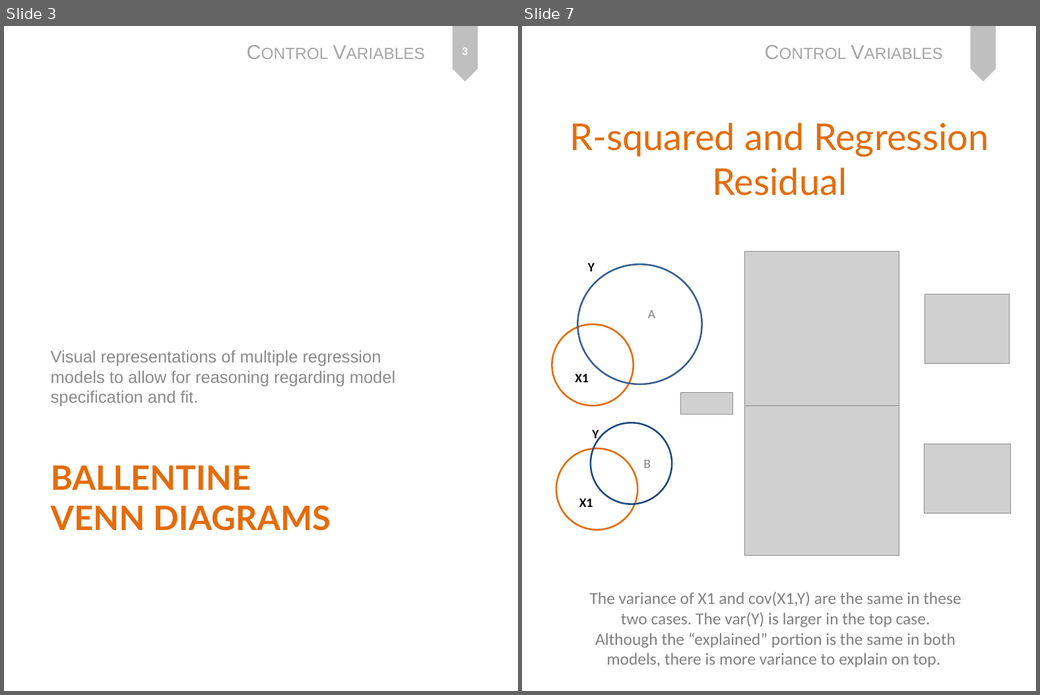
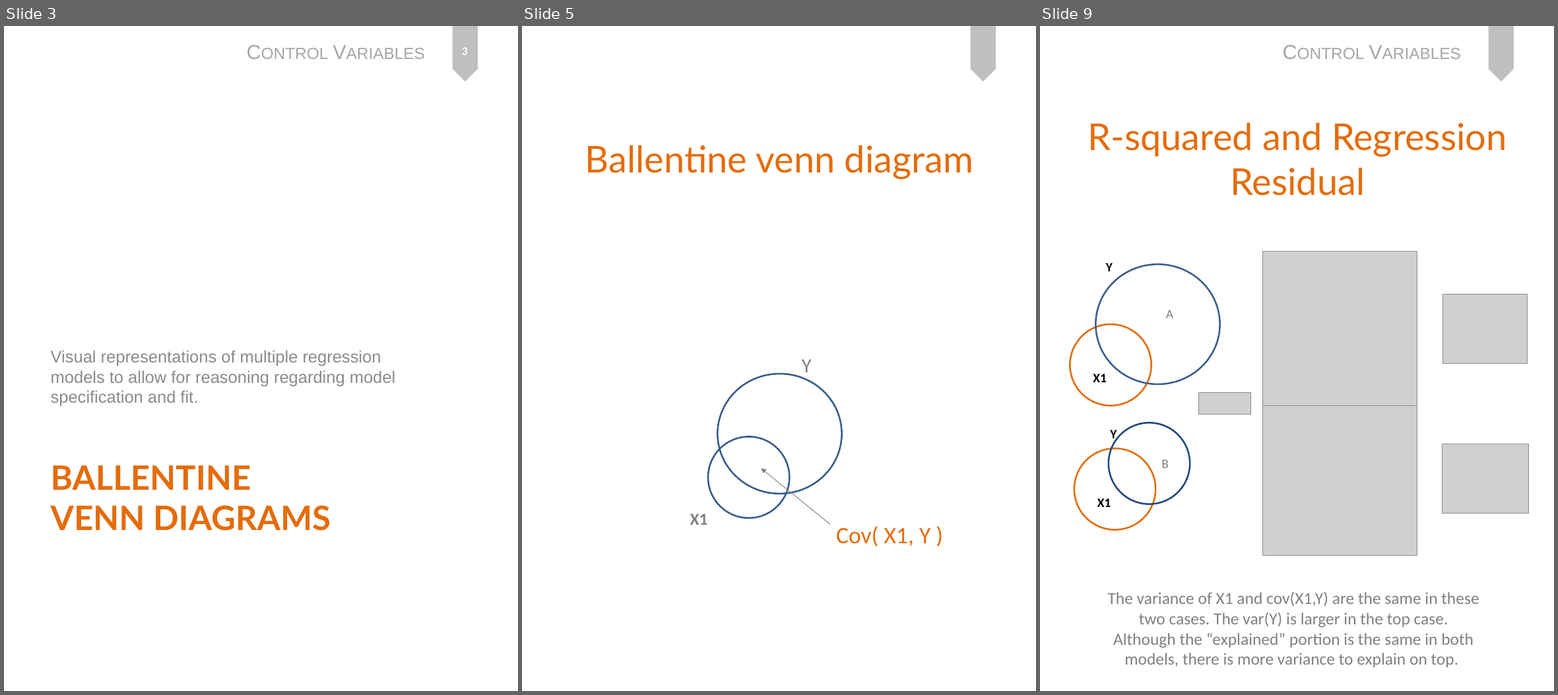
Before and after one commit to DS4PS/cpp-523-fall-2019, a slide deck: lectures/p-06-control-variables.pptx. Shown side by side, each under a label of ours: slides 3 and 7 before the commit, slides 3, 5 and 9 after it; the slides between them are not shown. The pictures are 1040x695 and 1558x695 pixels, drawn with LibreOffice and Linux fonts; fonts in the diff are those of the drawing; grey boxes stand for pictures. Boxes give left, top, right and bottom in pixels: in the first picture for what was removed or moved away, otherwise in the second. Text is boxed around its words. In the diff, an @@ line names an element or a change of style, - is before the commit and + after.

```diff
--- a/lectures/p-06-control-variables.pptx
+++ b/lectures/p-06-control-variables.pptx
@@ slide 5 added at (x1=522, y1=26, x2=1036, y2=691), background #FFFFFF; not listed: 1 template element that a slide beside it also shows @@
@@ title added at (x1=585, y1=145, x2=974, y2=179), 44 pt, text #E46C0A @@
+Ballentine venn diagram
@@ text added at (x1=802, y1=359, x2=812, y2=377), 24 pt, text #808080 @@
+Y
@@ ellipse added at (x1=717, y1=374, x2=841, y2=493), outline #385D8A 2 pt @@
@@ ellipse added at (x1=708, y1=437, x2=790, y2=518), outline #385D8A 2 pt @@
@@ arrow added from (830, 524) to (761, 469), #808080 0.75 pt @@
@@ text added at (x1=690, y1=514, x2=708, y2=525), 20 pt, text #808080, bold @@
+X1
@@ text added at (x1=836, y1=526, x2=931, y2=547), 28 pt, text #E46C0A @@
+Cov( X1, Y )
@@ what was slide 7 is now slide 9 @@
```
Also in this commit, not shown: 4 slides changed, 1 other slide added, 3 other files.
